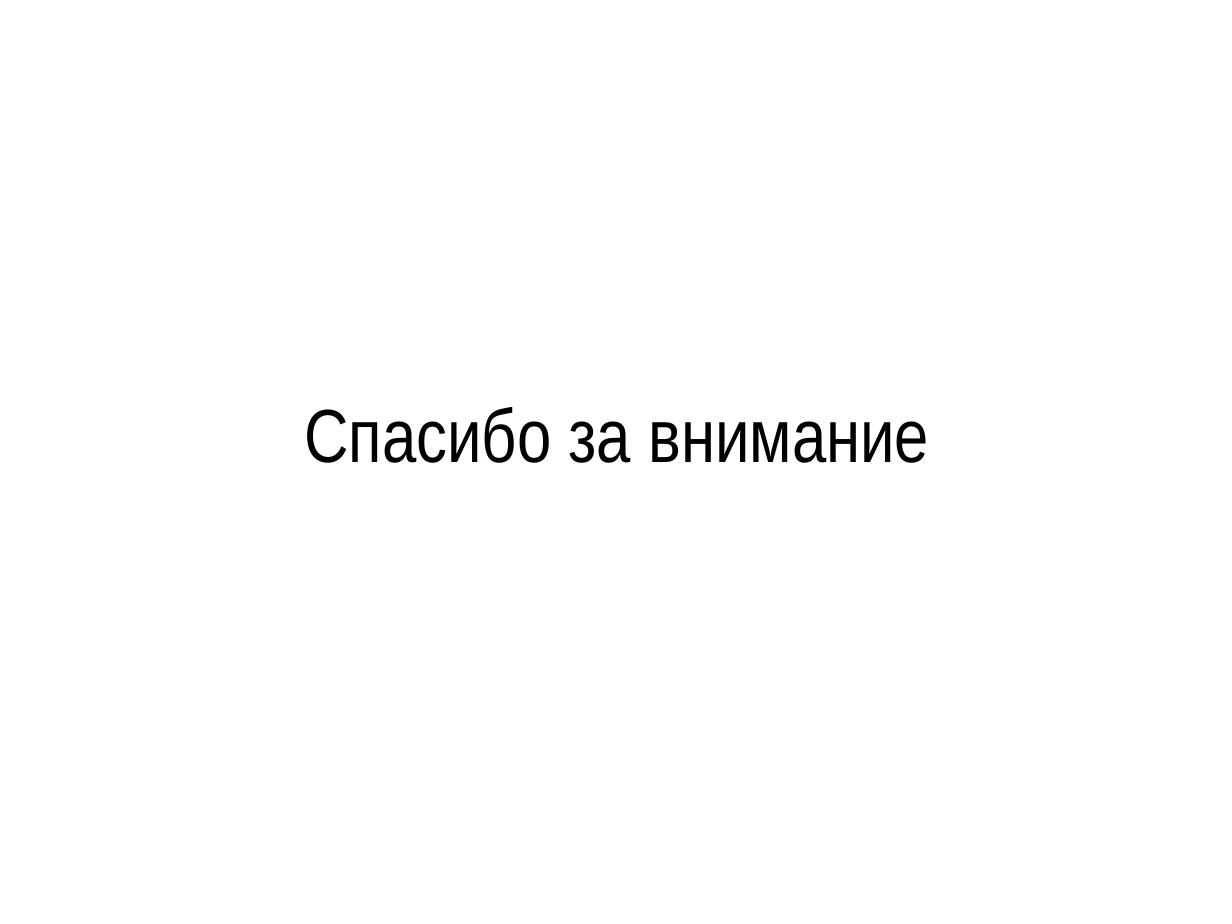
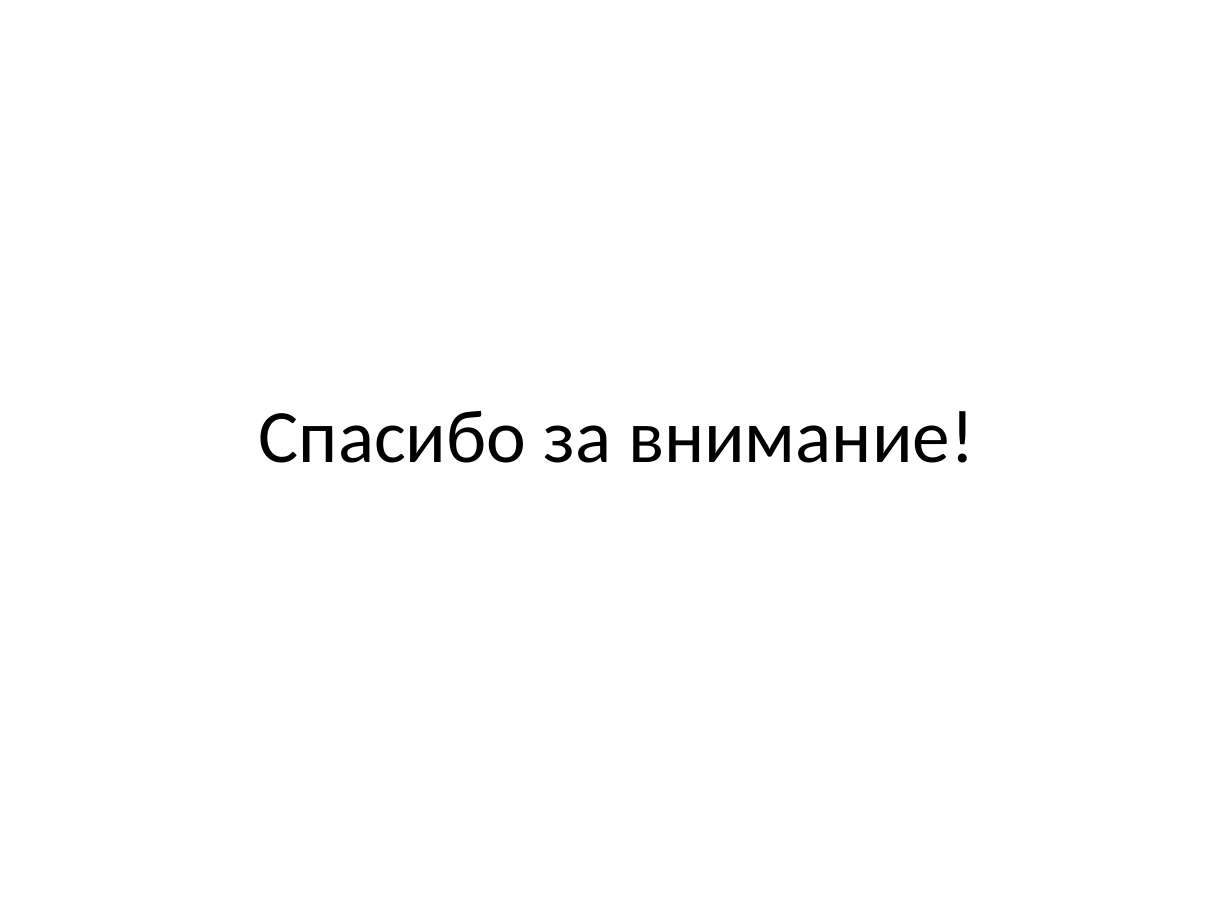
Before and after one commit to VladislavUstinov228/practica, a slide deck: slide 16 of Устинов Владислав С7120Б/презентация.pptx (slide 13 before the commit). Drawn at 1232x924 pixels with LibreOffice and Linux fonts; fonts in the diff are those of the drawing. Boxes give left, top, right and bottom in pixels: in the first picture for what was removed or moved away, otherwise in the second. Text is boxed around its words. In the diff, an @@ line names an element or a change of style, - is before the commit and + after.

```diff
--- a/Устинов Владислав С7120Б/презентация.pptx
+++ b/Устинов Владислав С7120Б/презентация.pptx
@@ title at box(259, 410, 975, 463): text changed; font Arial Narrow to Calibri @@
-Спасибо за внимание
+Спасибо за внимание!
```
Also in this commit, not shown: 10 other slides changed, 5 slides added, 2 slides removed, 2 other files.
